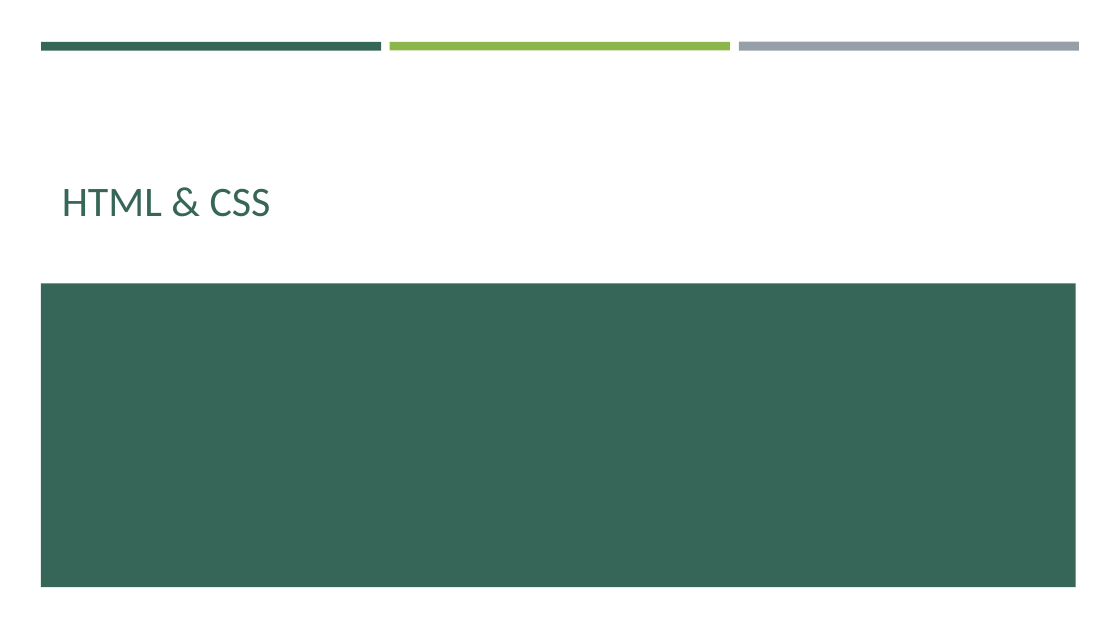
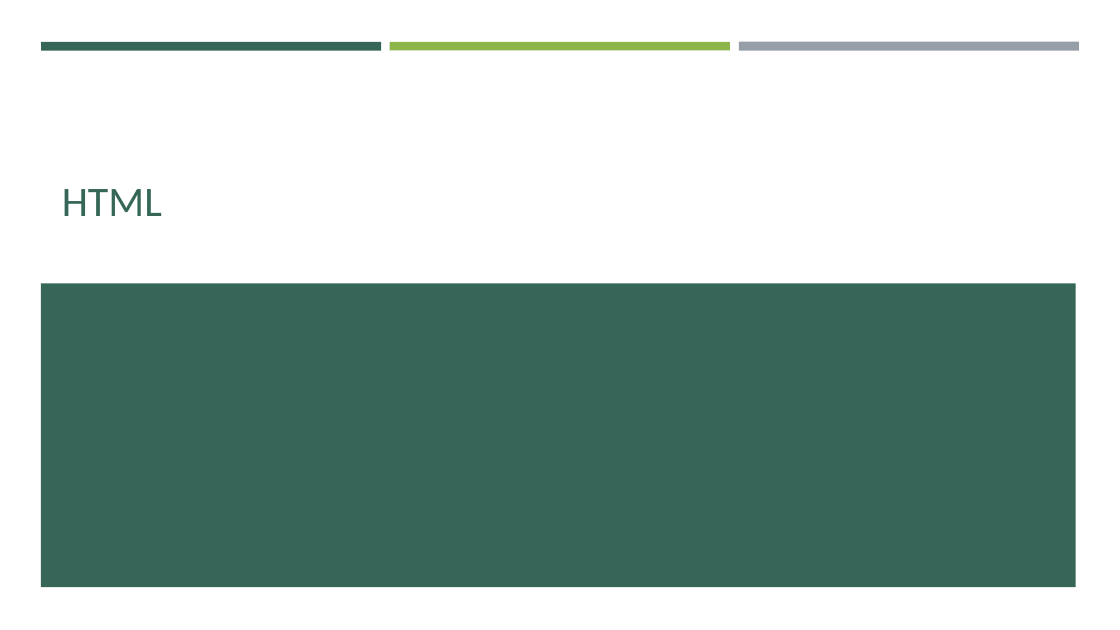
Before and after one commit to e-m-wilson/SNOW, a slide deck: slide 1 of Week_1/003-HTML_&_CSS/HTML-CSS.pptx. Drawn at 1120x630 pixels with LibreOffice and Linux fonts; fonts in the diff are those of the drawing. Boxes give left, top, right and bottom in pixels: in the first picture for what was removed or moved away, otherwise in the second. Text is boxed around its words. In the diff, an @@ line names an element or a change of style, - is before the commit and + after.

Commit message:
added html content

```diff
--- a/Week_1/003-HTML_&_CSS/HTML-CSS.pptx
+++ b/Week_1/003-HTML_&_CSS/HTML-CSS.pptx
@@ title at (62,189,162,216): text changed @@
-HTML & CSS
+HTML
```
Also in this commit, not shown: 1 other slide changed, 17 slides added, 2 other files.
